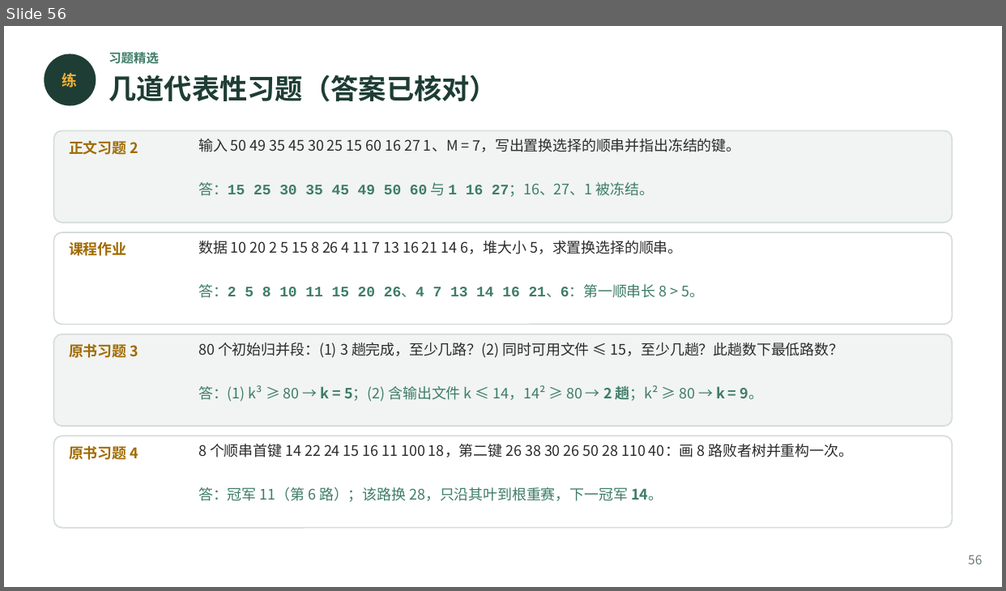
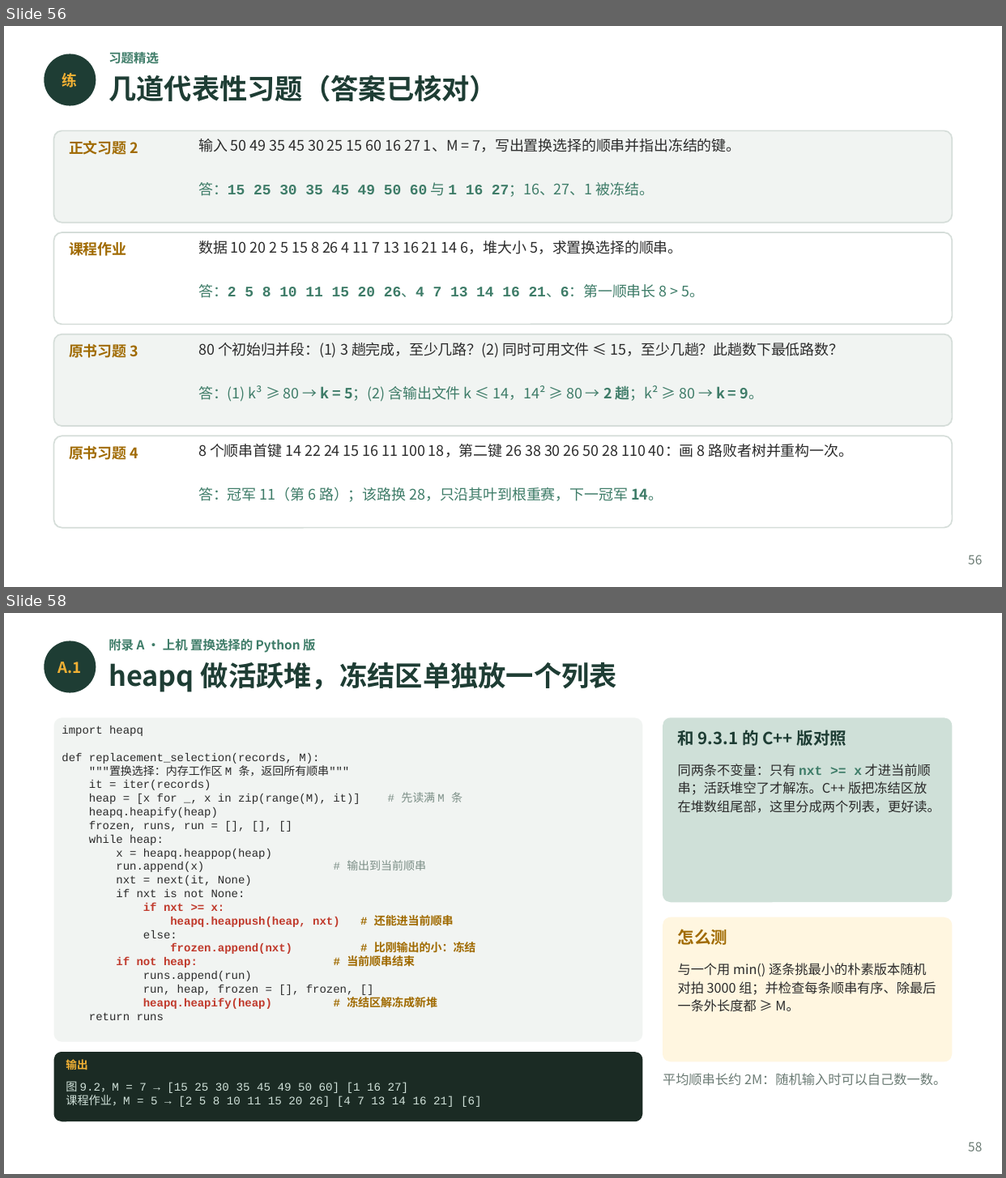
Before and after one commit to GMyhf/2026fall-cs201, a slide deck: courseware/202609_DSA_09_External_Sort.pptx. Shown one above the other, each under a label of ours: slide 56 before the commit, slides 56 and 58 after it; the slides between them are not shown. The pictures are 1006x591 and 1006x1178 pixels, drawn with LibreOffice and Linux fonts; fonts in the diff are those of the drawing. Boxes give left, top, right and bottom in pixels: in the first picture for what was removed or moved away, otherwise in the second. Text is boxed around its words. In the diff, an @@ line names an element or a change of style, - is before the commit and + after.

```diff
--- a/courseware/202609_DSA_09_External_Sort.pptx
+++ b/courseware/202609_DSA_09_External_Sort.pptx
@@ slide 58 added at (4,613,1002,1174), background #FFFFFF @@
@@ text added at (108,636,315,653), 9 pt, text #3E7C68, bold @@
+附录 A · 上机 置换选择的 Python 版
@@ ellipse added at (44,641,96,693), fill #1E3D34 @@
@@ text added at (58,662,82,673), 11 pt, text #F2B134, bold @@
+A.1
@@ text added at (108,662,617,692), 20 pt, text #1E3D34, bold @@
+heapq 做活跃堆，冻结区单独放一个列表
@@ rounded rectangle added at (54,717,642,1042), fill #F1F4F2 @@
@@ text added at (62,726,476,1020), 8.2 pt, text #2B2B2B @@
+import heapq
+def replacement_selection(records, M):
+"""置换选择：内存工作区 M 条，返回所有顺串"""
+it = iter(records)
+heap = [x for _, x in zip(range(M), it)] # 先读满 M 条
+heapq.heapify(heap)
+frozen, runs, run = [], [], []
+while heap:
+x = heapq.heappop(heap)
+run.append(x) # 输出到当前顺串
+nxt = next(it, None)
+if nxt is not None:
+if nxt >= x:
+heapq.heappush(heap, nxt) # 还能进当前顺串
+else:
+frozen.append(nxt) # 比刚输出的小：冻结
+if not heap: # 当前顺串结束
+runs.append(run)
+run, heap, frozen = [], frozen, []
+heapq.heapify(heap) # 冻结区解冻成新堆
+return runs
@@ rounded rectangle added at (663,717,952,902), fill #CFE0D8 @@
@@ text added at (678,730,847,746), 12 pt, text #1E3D34, bold @@
+和 9.3.1 的 C++ 版对照
@@ text added at (678,764,940,813), 9.5 pt, text #2B2B2B @@
+同两条不变量：只有 nxt >= x 才进当前顺串；活跃堆空了才解冻。C++ 版把冻结区放在堆数组尾部，这里分成两个列表，更好读。
@@ rounded rectangle added at (663,918,952,1062), fill #FFF6E0 @@
@@ text added at (678,929,728,945), 12 pt, text #A06A00, bold @@
+怎么测
@@ text added at (678,963,936,1012), 9.5 pt, text #2B2B2B @@
+与一个用 min() 逐条挑最小的朴素版本随机对拍 3000 组；并检查每条顺串有序、除最后一条外长度都 ≥ M。
@@ rounded rectangle added at (54,1052,642,1122), fill #1B2B24 @@
@@ text added at (66,1059,87,1070), 8 pt, text #F2B134, bold @@
+输出
@@ text added at (663,1073,946,1086), 9.5 pt, text #6B7B74 @@
+平均顺串长约 2M：随机输入时可以自己数一数。
@@ text added at (66,1082,482,1107), 8.3 pt, text #CFE0D8 @@
+图 9.2，M = 7 → [15 25 30 35 45 49 50 60] [1 16 27]
+课程作业，M = 5 → [2 5 8 10 11 15 20 26] [4 7 13 14 16 21] [6]
@@ text added at (968,1142,982,1152), 9 pt, text #6B7B74 @@
+58
```
Also in this commit, not shown: 2 slides changed, 8 other slides added, 2 other files.
